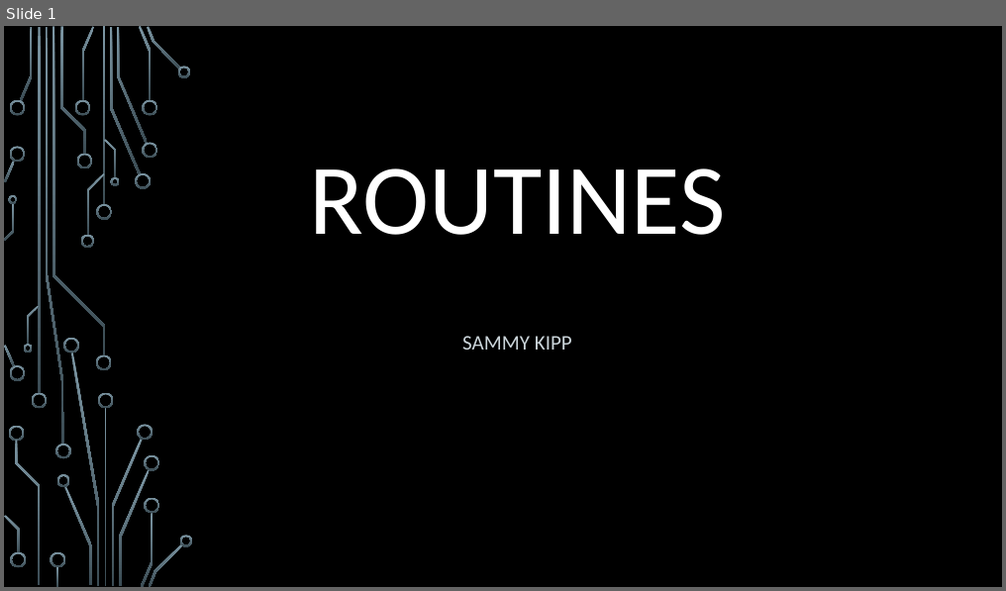
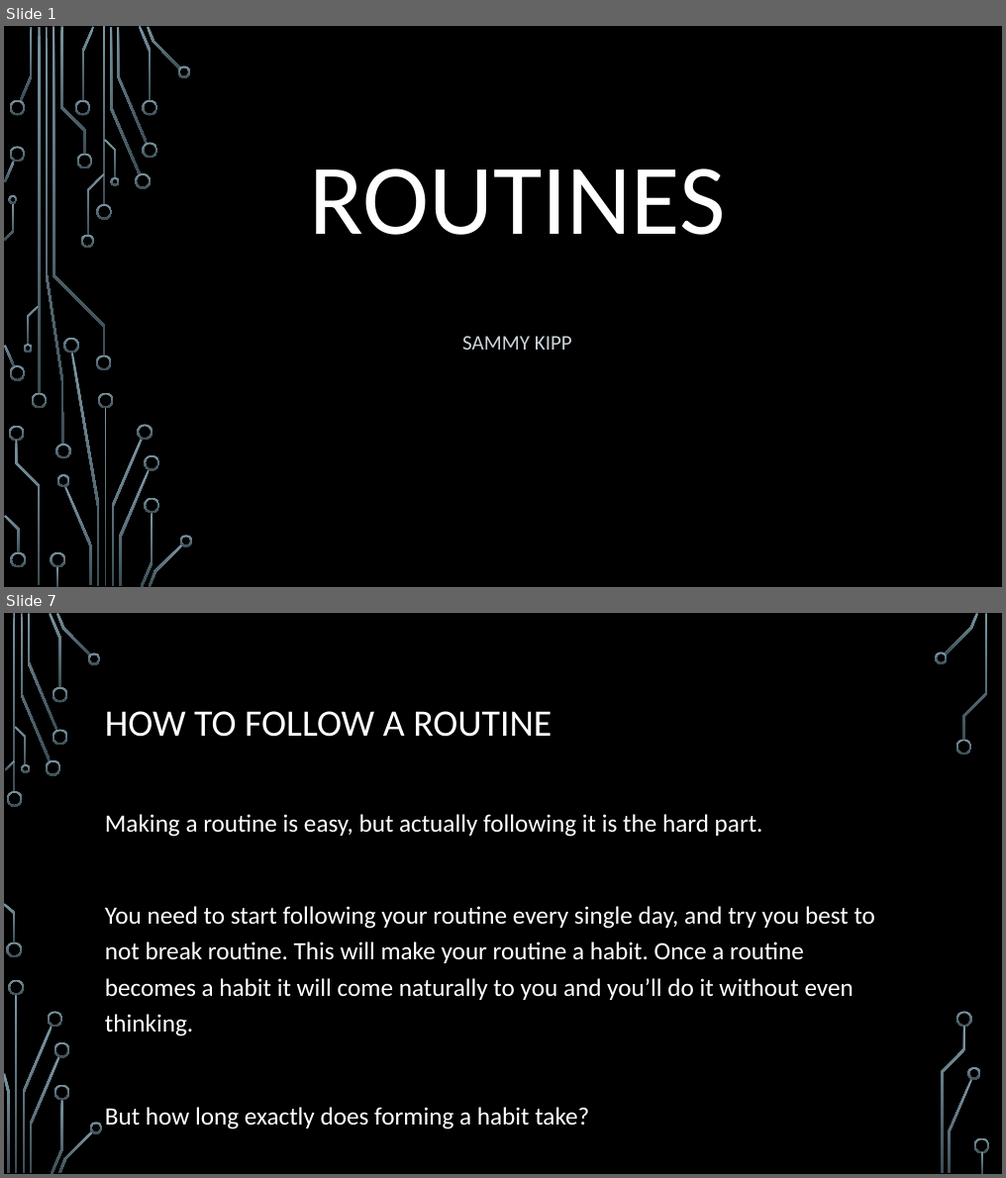
Before and after one commit to csmith1188/docpacs2122, a slide deck: docpac_mar18/Sammy Kipp/PowerPoint for Programming.pptx. Shown one above the other, each under a label of ours: slide 1 before the commit, slides 1 and 7 after it; the slides between them are not shown. The pictures are 1006x591 and 1006x1178 pixels, drawn with LibreOffice and Linux fonts; fonts in the diff are those of the drawing; background and template pictures are left out. Boxes give left, top, right and bottom in pixels: in the first picture for what was removed or moved away, otherwise in the second. Text is boxed around its words. In the diff, an @@ line names an element or a change of style, - is before the commit and + after.

```diff
--- a/docpac_mar18/Sammy Kipp/PowerPoint for Programming.pptx
+++ b/docpac_mar18/Sammy Kipp/PowerPoint for Programming.pptx
@@ slide 7 added at bbox=[4, 613, 1002, 1174], background picture (left out) @@
@@ title added at bbox=[105, 711, 551, 737], 36 pt, text #FFFFFF @@
+HOW TO FOLLOW A ROUTINE
@@ text added at bbox=[105, 814, 875, 1130], 24 pt, text #FFFFFF @@
+Making a routine is easy, but actually following it is the hard part.
+You need to start following your routine every single day, and try you best to not break routine. This will make your routine a habit. Once a routine becomes a habit it will come naturally to you and you’ll do it without even thinking.
+But how long exactly does forming a habit take?
@@ group added at bbox=[4, 613, 990, 1174]: 33 freeform shapes, 3 rectangles @@
```
Also in this commit, not shown: 7 slides changed, 6 other slides added, 3 other files.
